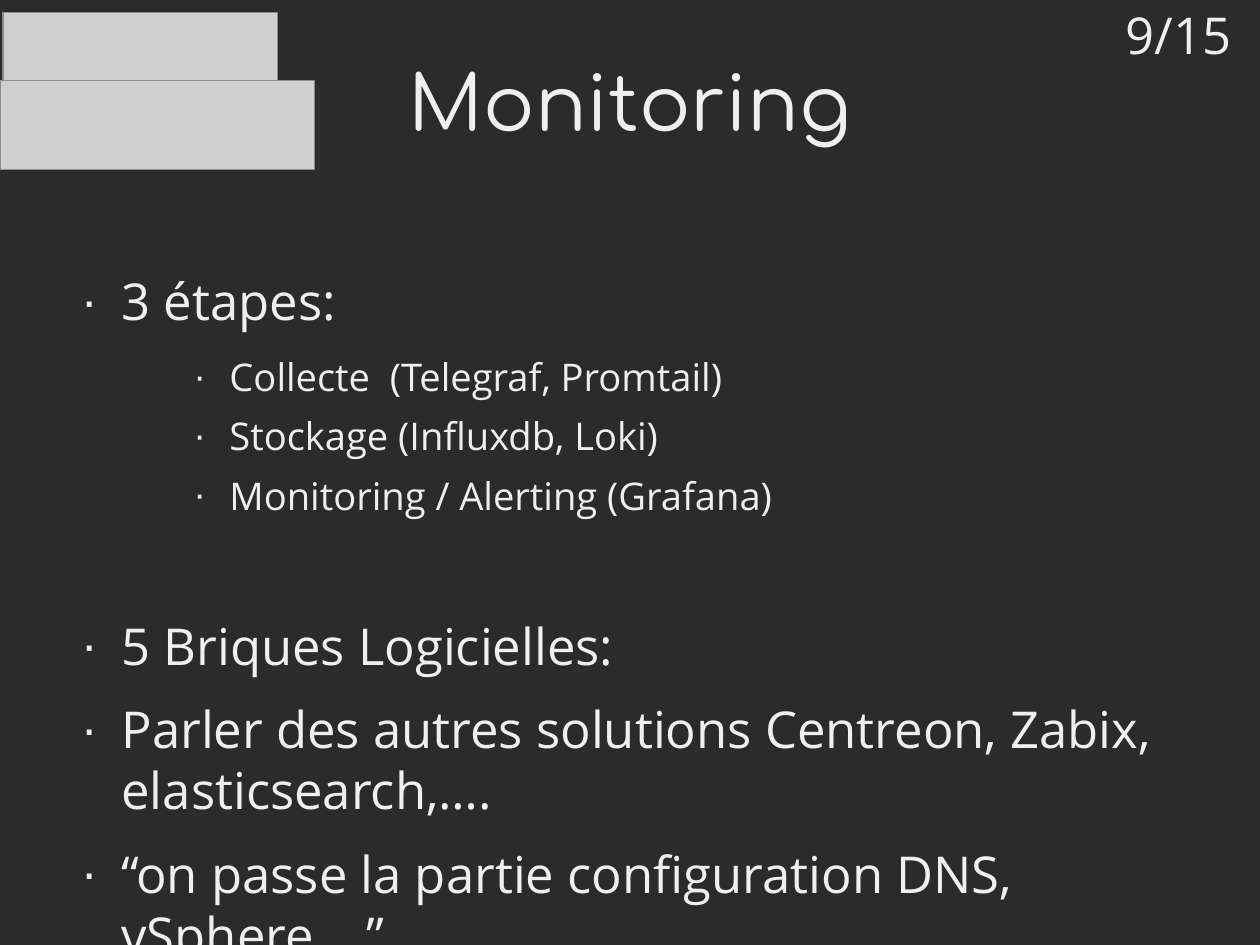
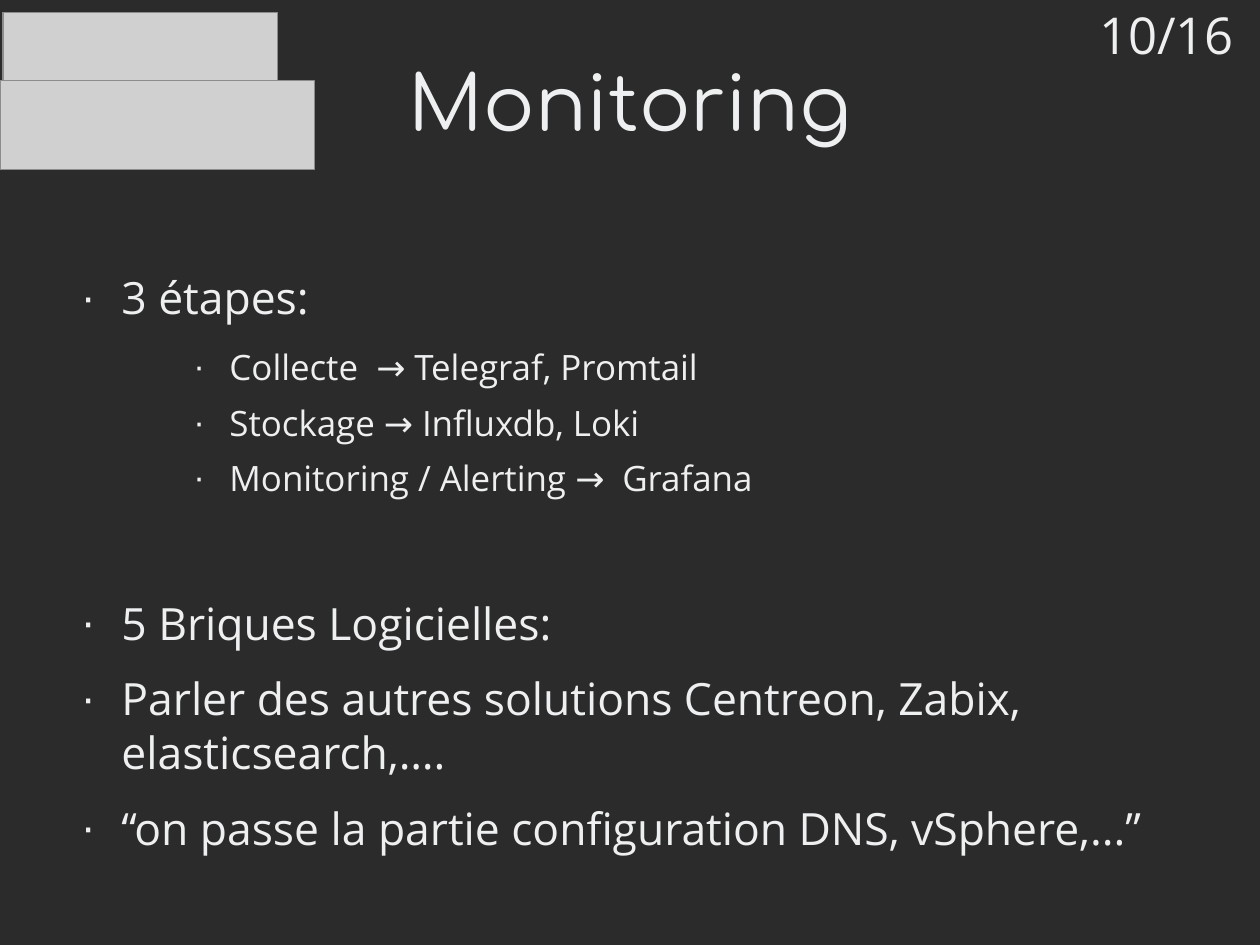
Before and after one commit to mrwormo/rapport_de_stage, a slide deck: slide 10 of files/prez.odp (slide 9 before the commit). Drawn at 1260x945 pixels with LibreOffice and Linux fonts; fonts in the diff are those of the drawing; grey boxes stand for pictures; background and template pictures are left out; a plain dark background stands for a picture behind light text. Boxes give left, top, right and bottom in pixels: in the first picture for what was removed or moved away, otherwise in the second. Text is boxed around its words. In the diff, an @@ line names an element or a change of style, - is before the commit and + after.

```diff
--- a/files/prez.odp
+++ b/files/prez.odp
@@ text at bbox=[1099, 17, 1234, 55]: text changed @@
-9/15
+10/16
@@ text at bbox=[121, 280, 1141, 856]: size 32 to 28 pt in "3 étapes:", "5 Briques Logicielles:", "Parler des autres solutions Centreon, Zabix, elasticsearch,… ...", "“on passe la partie configuration DNS, vSphere,...”" @@
@@ text at bbox=[229, 353, 752, 500]: text changed; size 24 to 22 pt @@
-    · Collecte (Telegraf, Promtail)
-    · Stockage (Influxdb, Loki)
-    · Monitoring / Alerting (Grafana)
+    · Collecte → Telegraf, Promtail
+    · Stockage → Influxdb, Loki
+    · Monitoring / Alerting → Grafana
```
Also in this commit, not shown: 10 other slides changed, 4 slides added, 3 slides removed, 1 other file.
